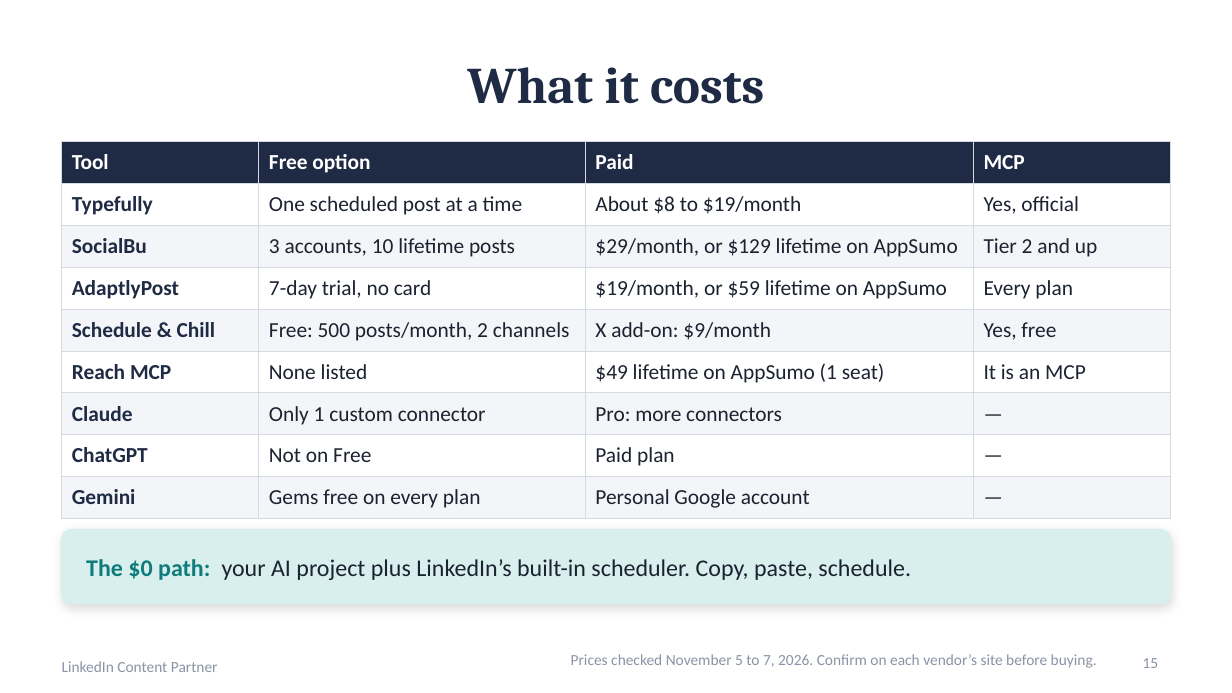
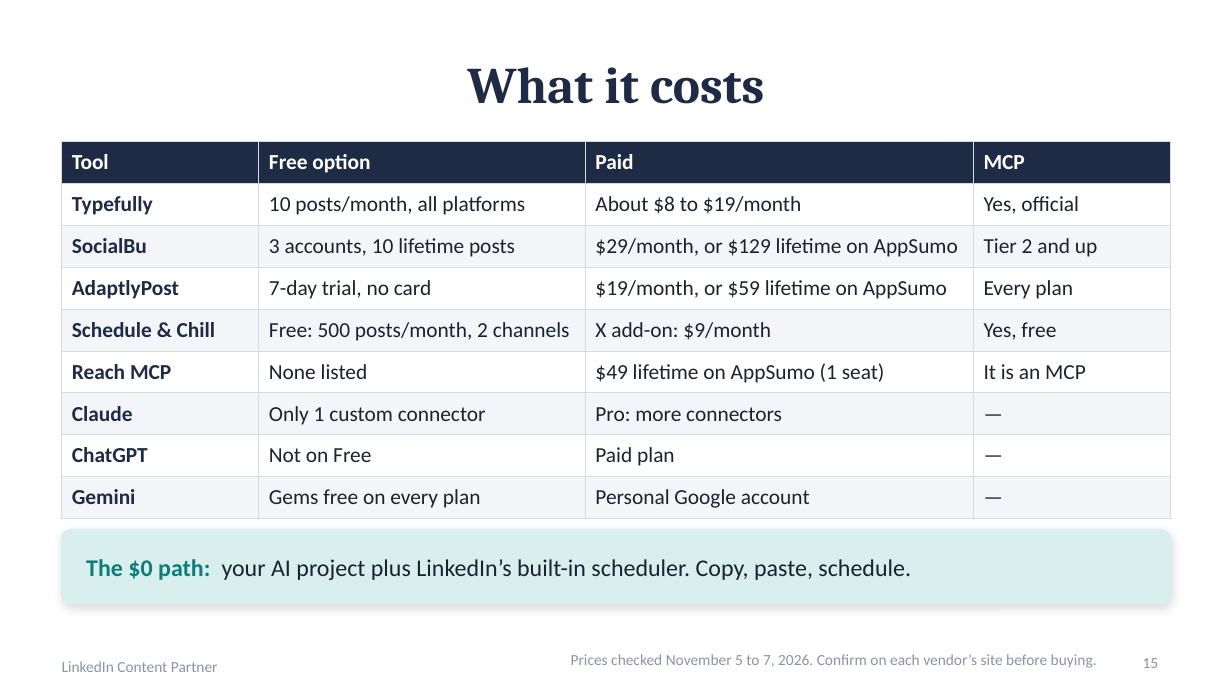
Before and after one commit to crystaljonespmp/LinkedIn-Content-Partner, a slide deck: slide 15 of PowerPoint/LinkedIn-Content-Partner-Slides.pptx. Drawn at 1232x693 pixels with LibreOffice and Linux fonts; fonts in the diff are those of the drawing. Boxes give left, top, right and bottom in pixels: in the first picture for what was removed or moved away, otherwise in the second. Text is boxed around its words. In the diff, an @@ line names an element or a change of style, - is before the commit and + after.

```diff
--- a/PowerPoint/LinkedIn-Content-Partner-Slides.pptx
+++ b/PowerPoint/LinkedIn-Content-Partner-Slides.pptx
@@ table at (x1=62, y1=142, x2=1170, y2=512) @@
-row 2, column 2: One scheduled post at a time
+row 2, column 2: 10 posts/month, all platforms
```
Also in this commit, not shown: 2 other files.
